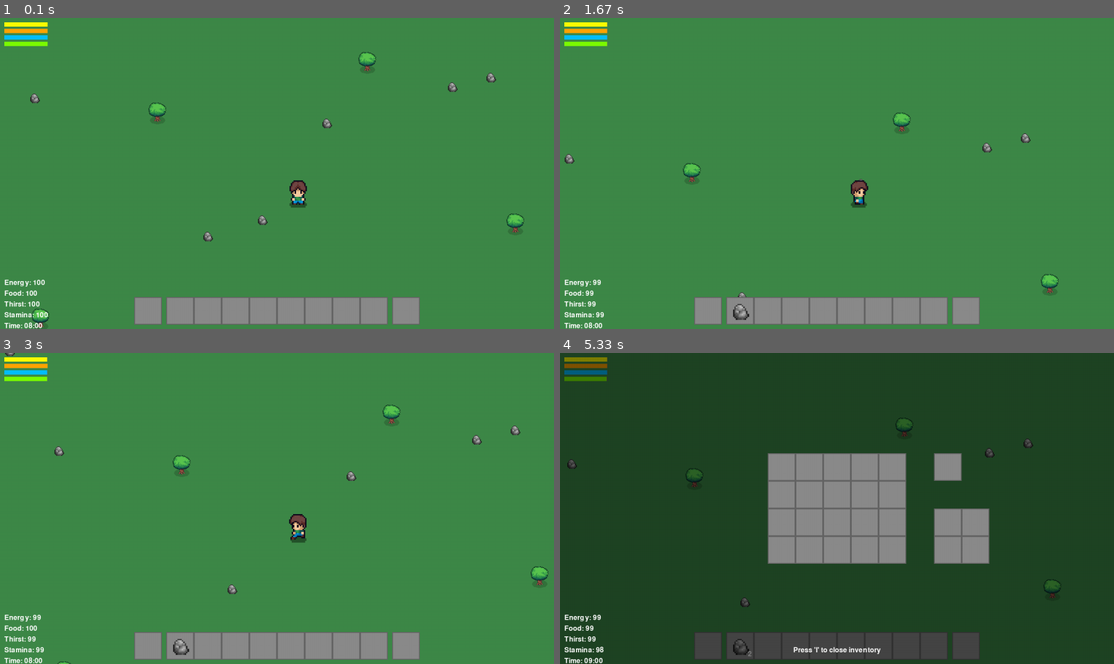
Above: before the commit, frames 1-4 (two rows, left to right).
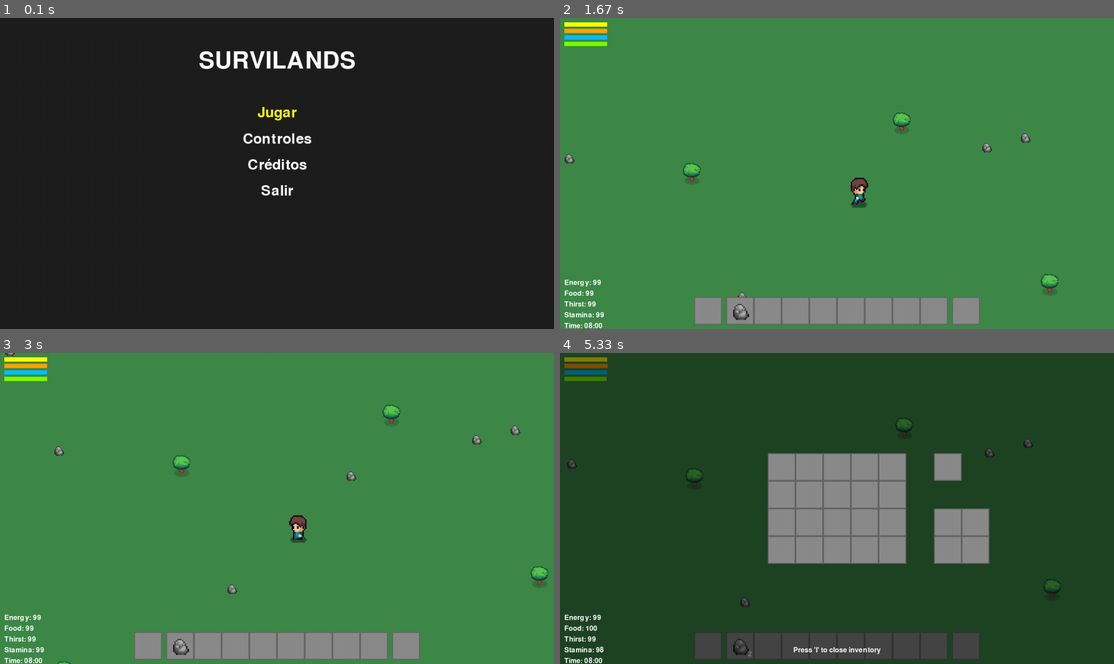
Above: after the commit, the same moments.

Repository: dede-08/survilands-pygame
Game: pygame game, started from main.py
Same seed, same stepped clock (60 frames per second), same inputs: the game is played once before the commit and once after it.
Inputs (mouse positions are in pixels of both pictures, inside the frame that each line leads up to):
- Up to frame 1 (0.1 s): no input
- Up to frame 2 (1.67 s): tap Enter at 0.33 s; tap E at 0.67 s; hold W 1-1.47 s; hold D from 1.5 s (still down); tap Shift at 1.57 s
- Up to frame 3 (3 s): tap Shift at 1.87, 2.07, 2.37, 2.63, 2.97 s; release D at 1.97 s; hold A 2-2.53 s; tap F at 2.15 s; hold S 2.57-2.87 s; tap E at 2.72 s; hold A from 2.9 s (still down)
- Up to frame 4 (5.33 s): tap Shift at 3.27, 4.07, 4.47, 4.77, 5.13 s; release A at 3.3 s; click (964, 645) at 3.38 s; tap I at 3.67 s; hold W 4-4.37 s; hold D 4.4-5.03 s; tap F at 4.55 s; hold S from 5.07 s (still down); tap E at 5.22 s

The runs differ from the first frame. In frame 1, 100% of the frame differs, in the area x 0-100%, y 0-100%; in frame 2, 0.2%; in frame 3, 0.2%; in frame 4, less than 0.1%.

Commit message:
implementacion de menu de inicio

Diff:
--- a/main.py
+++ b/main.py
@@ -3,6 +3,7 @@
 import constants
 from character import Character
 from world import World
+from main_menu import MainMenu
 
 #inicializar pygame
 pygame.init()
@@ -10,6 +11,22 @@
 screen = pygame.display.set_mode((constants.WIDTH, constants.HEIGHT))
 pygame.display.set_caption("survilands")
 
+# Mostrar menú
+menu = MainMenu(screen)
+opcion = menu.run()
+
+if opcion == "Jugar":
+    # Aquí inicia tu bucle principal del juego
+    pass
+elif opcion == "Controles":
+    # Mostrar pantalla de controles (te ayudo si quieres)
+    pass
+elif opcion == "Créditos":
+    # Mostrar créditos
+    pass
+elif opcion == "Salir":
+    pygame.quit()
+    sys.exit()
 
 def main():
     clock = pygame.time.Clock()
--- /dev/null
+++ b/main_menu.py
@@ -0,0 +1,48 @@
+import pygame
+import sys
+import constants  # Asegúrate que tenga WIDTH, HEIGHT, WHITE, BLACK u otros colores definidos
+
+class MainMenu:
+    def __init__(self, screen):
+        self.screen = screen
+        self.font = pygame.font.Font(None, 48)
+        self.title_font = pygame.font.Font(None, 80)
+        self.clock = pygame.time.Clock()
+
+        self.options = ["Jugar", "Controles", "Créditos", "Salir"]
+        self.selected = 0
+
+    def draw(self):
+        self.screen.fill((30, 30, 30))  # fondo oscuro
+
+        # Título del juego
+        title_text = self.title_font.render("SURVILANDS", True, constants.WHITE)
+        title_rect = title_text.get_rect(center=(constants.WIDTH // 2, 100))
+        self.screen.blit(title_text, title_rect)
+
+        # Opciones del menú
+        for index, option in enumerate(self.options):
+            color = constants.WHITE if index != self.selected else (255, 255, 0)  # Amarillo si está seleccionado
+            text = self.font.render(option, True, color)
+            rect = text.get_rect(center=(constants.WIDTH // 2, 220 + index * 60))
+            self.screen.blit(text, rect)
+
+        pygame.display.flip()
+
+    def run(self):
+        while True:
+            self.clock.tick(60)
+            self.draw()
+
+            for event in pygame.event.get():
+                if event.type == pygame.QUIT:
+                    pygame.quit()
+                    sys.exit()
+
+                elif event.type == pygame.KEYDOWN:
+                    if event.key == pygame.K_UP:
+                        self.selected = (self.selected - 1) % len(self.options)
+                    elif event.key == pygame.K_DOWN:
+                        self.selected = (self.selected + 1) % len(self.options)
+                    elif event.key == pygame.K_RETURN or event.key == pygame.K_SPACE:
+                        return self.options[self.selected]  # Devuelve la opción seleccionada
